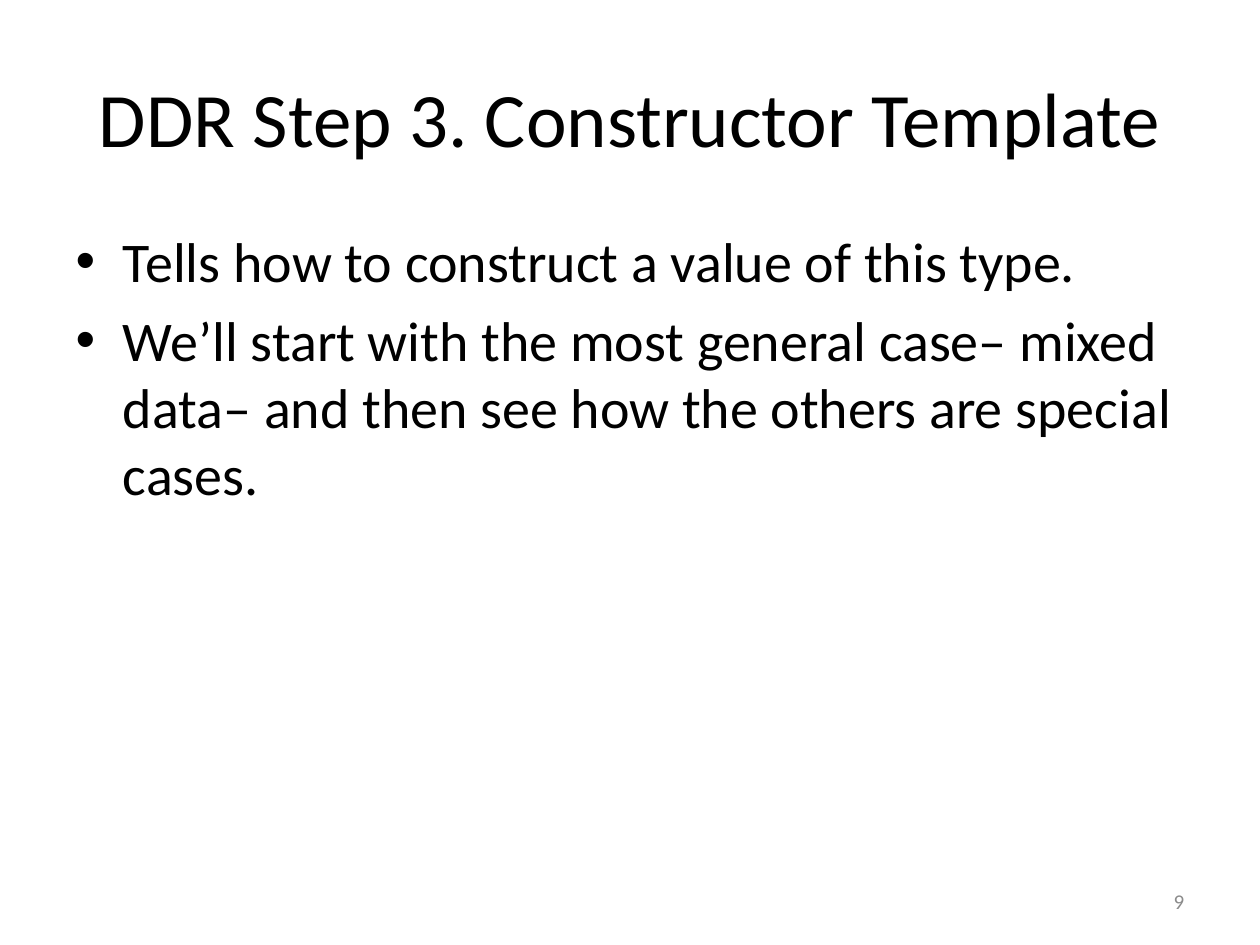
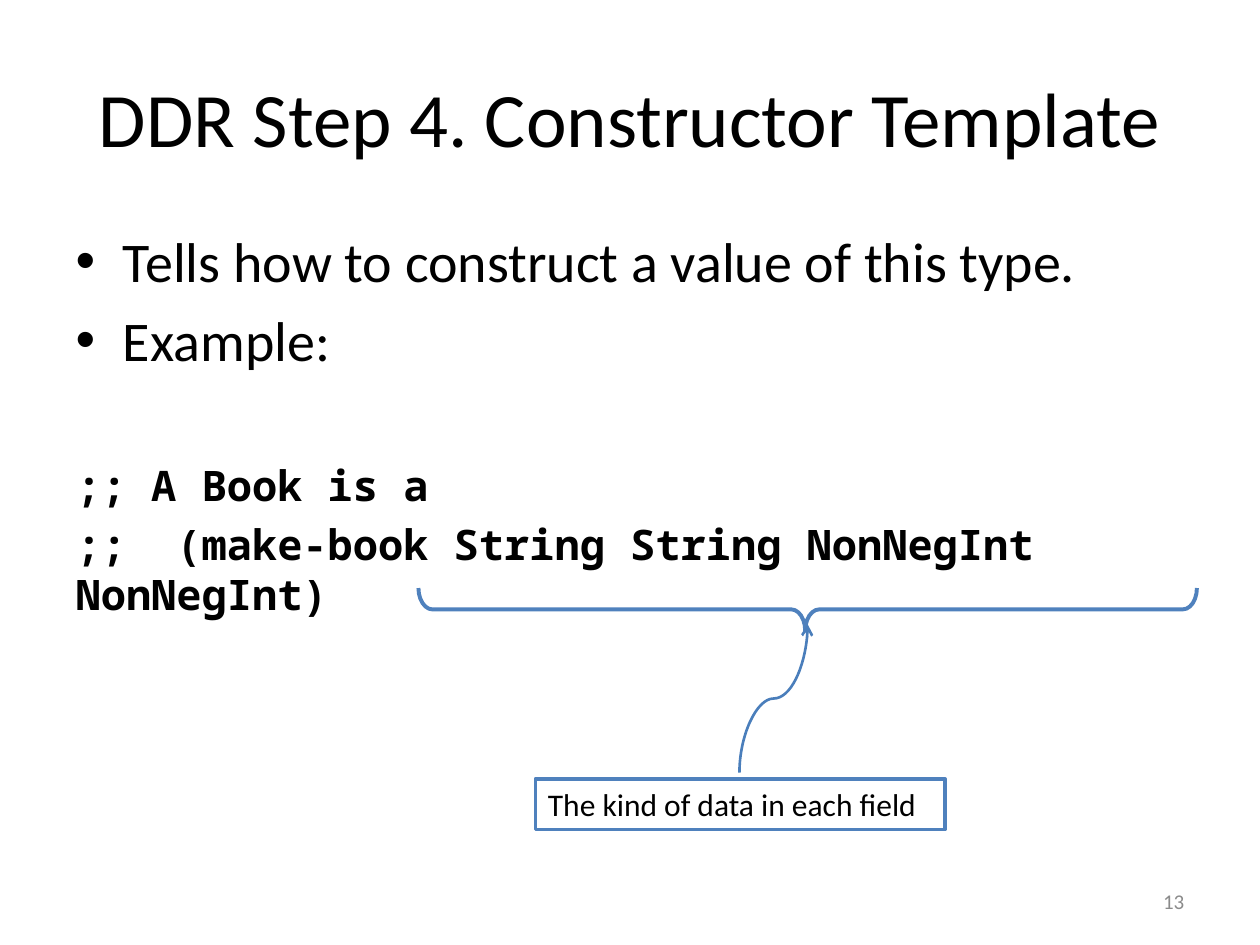
Before and after one commit to mwand/cs5010f17, a slide deck: slide 13 of Slides/Lesson 1.3 The Data Design Recipe.pptx (slide 9 before the commit). Drawn at 1260x945 pixels with LibreOffice and Linux fonts; fonts in the diff are those of the drawing. Boxes give left, top, right and bottom in pixels: in the first picture for what was removed or moved away, otherwise in the second. Text is boxed around its words. In the diff, an @@ line names an element or a change of style, - is before the commit and + after.

```diff
--- a/Slides/Lesson 1.3 The Data Design Recipe.pptx
+++ b/Slides/Lesson 1.3 The Data Design Recipe.pptx
@@ title at (99,93,1160,160): text changed @@
-DDR Step 3. Constructor Template
+DDR Step 4. Constructor Template
@@ text at (76,322,1034,621): text changed; size 32 to 24 pt; font Calibri to Noto Sans Mono; bold on @@
-• We’ll start with the most general case– mixed data– and then see how the others are special cases.
+• Example:
+;; A Book is a
+;; (make-book String String NonNegInt NonNegInt)
@@ right brace added at (418,588,1197,631), outline #4F81BD 2.25 pt @@
@@ curved arrow added from (740, 772) to (808, 625), #4B7EBC 1.5 pt @@
@@ rectangle added at (536,779,945,829), fill #FFFFFF, outline #4F81BD 2 pt, 18 pt, text #000000 @@
+The kind of data in each field
@@ page number at (1163,895,1184,909): text changed @@
-9
+13
```
Also in this commit, not shown: 8 other slides changed, 17 slides added, 10 slides removed, 10 other files.
